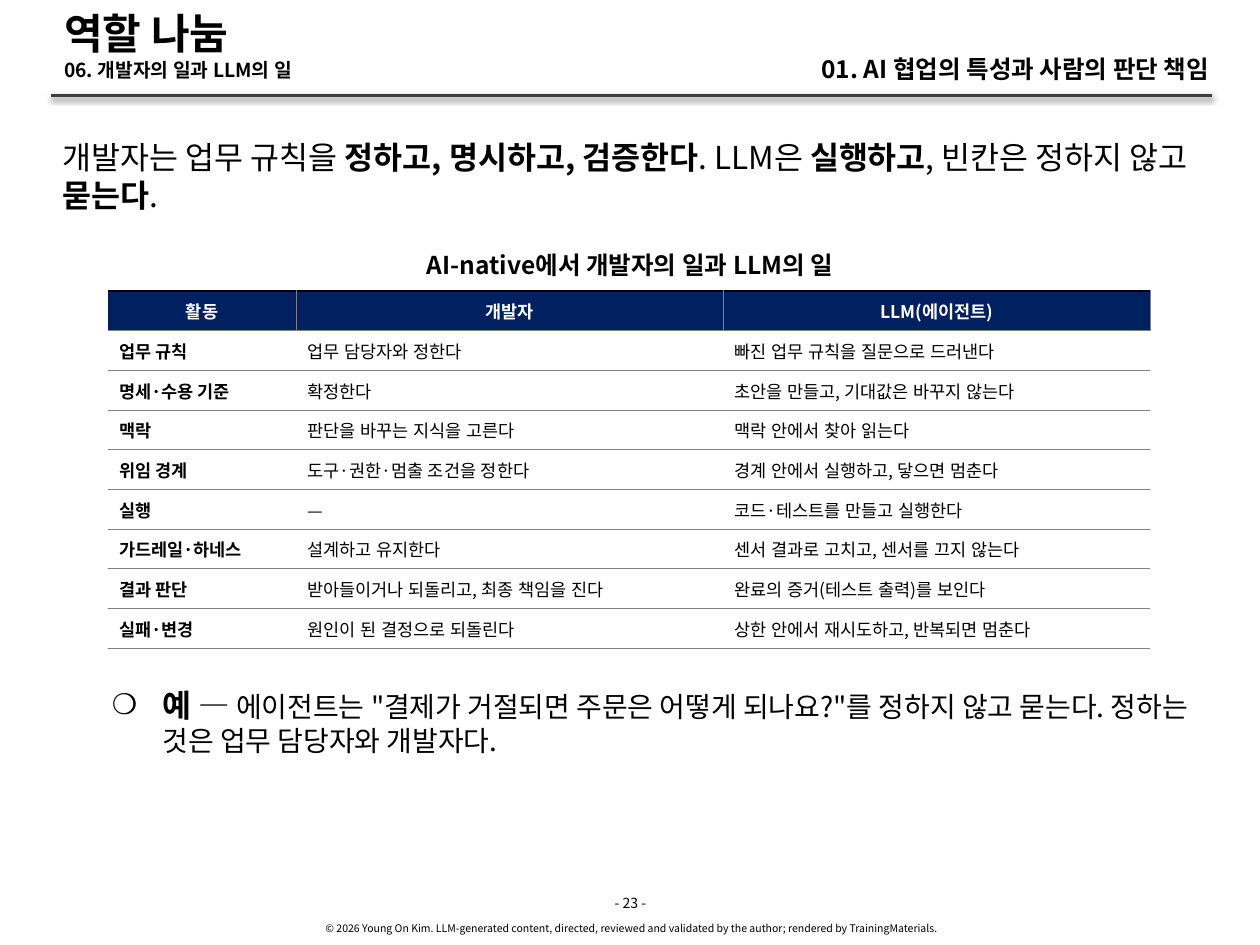
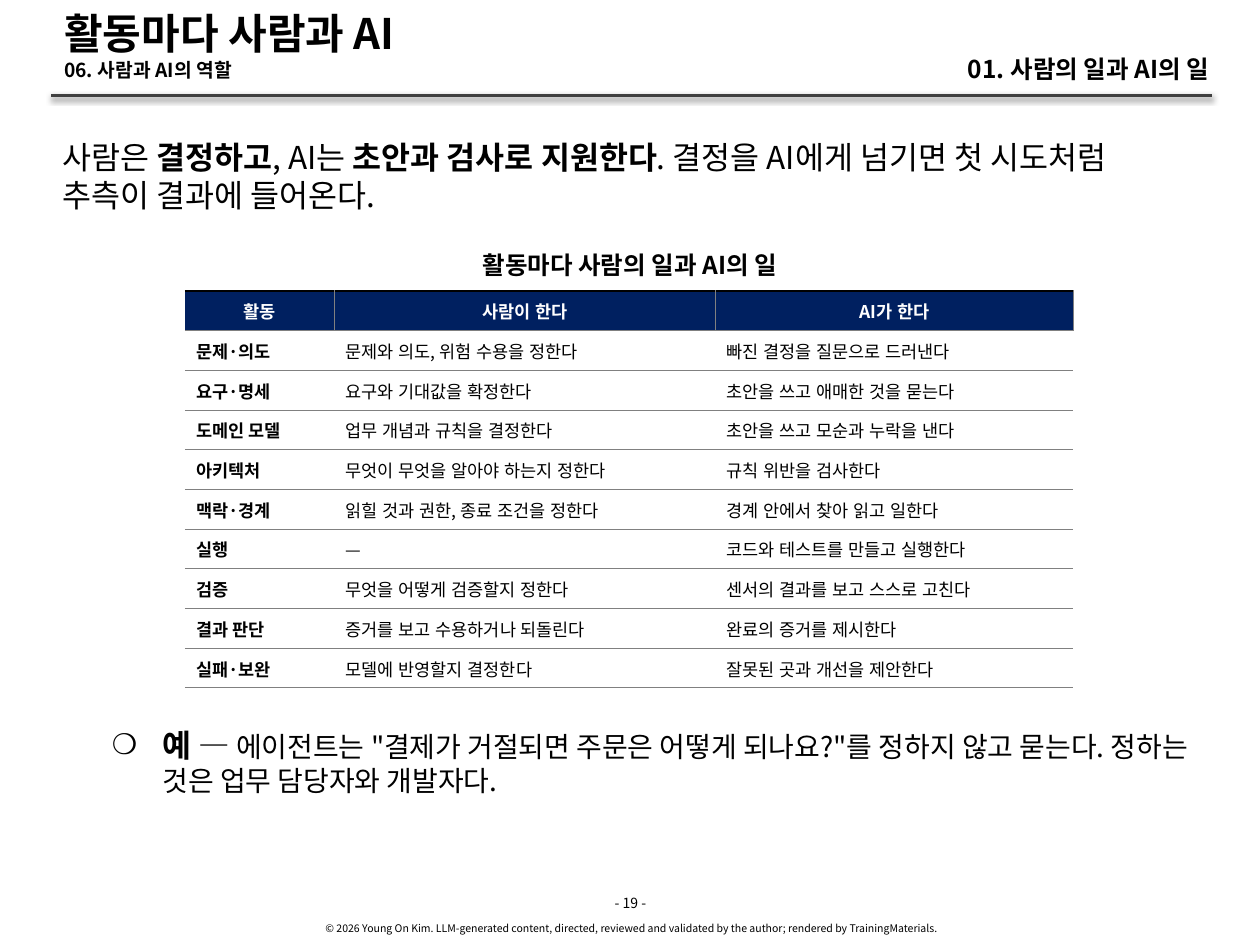
Before and after one commit to YoungSan77/TrainingMaterials, a slide deck: slide 19 of courses/ai-native/sessions/s01.pptx (slide 23 before the commit). Drawn at 1260x945 pixels with LibreOffice and Linux fonts; fonts in the diff are those of the drawing. Boxes give left, top, right and bottom in pixels: in the first picture for what was removed or moved away, otherwise in the second. Text is boxed around its words. In the diff, an @@ line names an element or a change of style, - is before the commit and + after.

```diff
--- a/courses/ai-native/sessions/s01.pptx
+++ b/courses/ai-native/sessions/s01.pptx
@@ title at [64, 13, 395, 79]: text changed @@
-역할 나눔
-06. 개발자의 일과 LLM의 일
+활동마다 사람과 AI
+06. 사람과 AI의 역할
@@ text at [968, 57, 1210, 81]: text changed @@
-01. AI 협업의 특성과 사람의 판단 책임
+01. 사람의 일과 AI의 일
@@ text at [63, 142, 1106, 210]: text changed @@
-개발자는 업무 규칙을 정하고, 명시하고, 검증한다. LLM은 실행하고, 빈칸은 정하지 않고 묻는다.
+사람은 결정하고, AI는 초안과 검사로 지원한다. 결정을 AI에게 넘기면 첫 시도처럼 추측이 결과에 들어온다.
@@ text at [483, 253, 778, 277]: text changed @@
-AI-native에서 개발자의 일과 LLM의 일
+활동마다 사람의 일과 AI의 일
@@ table at [185, 291, 1074, 825] @@
-row 1: 활동 | 개발자 | LLM(에이전트)
-row 2: 업무 규칙 | 업무 담당자와 정한다 | 빠진 업무 규칙을 질문으로 드러낸다
-row 3: 명세·수용 기준 | 확정한다 | 초안을 만들고, 기대값은 바꾸지 않는다
-row 4: 맥락 | 판단을 바꾸는 지식을 고른다 | 맥락 안에서 찾아 읽는다
-row 5: 위임 경계 | 도구·권한·멈출 조건을 정한다 | 경계 안에서 실행하고, 닿으면 멈춘다
-row 6: 실행 | — | 코드·테스트를 만들고 실행한다
-row 7: 가드레일·하네스 | 설계하고 유지한다 | 센서 결과로 고치고, 센서를 끄지 않는다
-row 8: 결과 판단 | 받아들이거나 되돌리고, 최종 책임을 진다 | 완료의 증거(테스트 출력)를 보인다
-row 9: 실패·변경 | 원인이 된 결정으로 되돌린다 | 상한 안에서 재시도하고, 반복되면 멈춘다
+row 1: 활동 | 사람이 한다 | AI가 한다
+row 2: 문제·의도 | 문제와 의도, 위험 수용을 정한다 | 빠진 결정을 질문으로 드러낸다
+row 3: 요구·명세 | 요구와 기대값을 확정한다 | 초안을 쓰고 애매한 것을 묻는다
+row 4: 도메인 모델 | 업무 개념과 규칙을 결정한다 | 초안을 쓰고 모순과 누락을 낸다
+row 5: 아키텍처 | 무엇이 무엇을 알아야 하는지 정한다 | 규칙 위반을 검사한다
+row 6: 맥락·경계 | 읽힐 것과 권한, 종료 조건을 정한다 | 경계 안에서 찾아 읽고 일한다
+row 7: 실행 | — | 코드와 테스트를 만들고 실행한다
+row 8: 검증 | 무엇을 어떻게 검증할지 정한다 | 센서의 결과를 보고 스스로 고친다
+row 9: 결과 판단 | 증거를 보고 수용하거나 되돌린다 | 완료의 증거를 제시한다
+row 10: 실패·보완 | 모델에 반영할지 결정한다 | 잘못된 곳과 개선을 제안한다
@@ table: place and size @@
-table at [108, 291, 1150, 825]
+table at [185, 291, 1074, 825]
@@ text "예 — 에이전트는 "결제가 거절되면 ...": place and size @@
-text "예 — 에이전트는 "결제가 거절되면 ..." at [163, 690, 1188, 754]
+text "예 — 에이전트는 "결제가 거절되면 ..." at [163, 730, 1188, 794]
@@ text at [623, 897, 639, 908]: text changed @@
-- 23 -
+- 19 -
```
Also in this commit, not shown: 21 other slides changed, 12 slides added, 6 slides removed, 43 other files.
